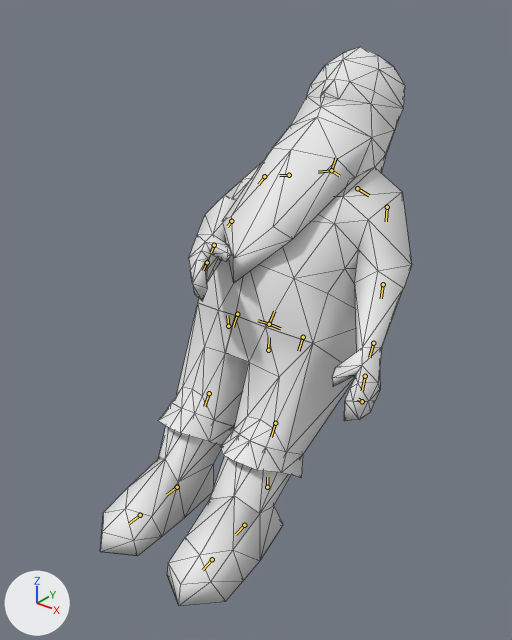
An edit to the Blender file assets-src/rooms/tavern/creature-clips/Dwarf2.blend, drawn before and after from the same camera.
One viewpoint serves both versions: a camera (50 mm lens) standing at (0.547, -0.697, 0.745) and looking at (0.003, -0.016, 0.323). The axes (+X, +Y, +Z) are drawn at lower left. The lights are the same throughout. The first picture is the older version. Both versions are drawn at frame 32 of the action 'SitDice'; the numbers are the values there. The bones that bend it are drawn over the model as lines. Mesh edges are drawn as thin lines.

In view in the first picture: 'Dwarf2SourceMesh'.
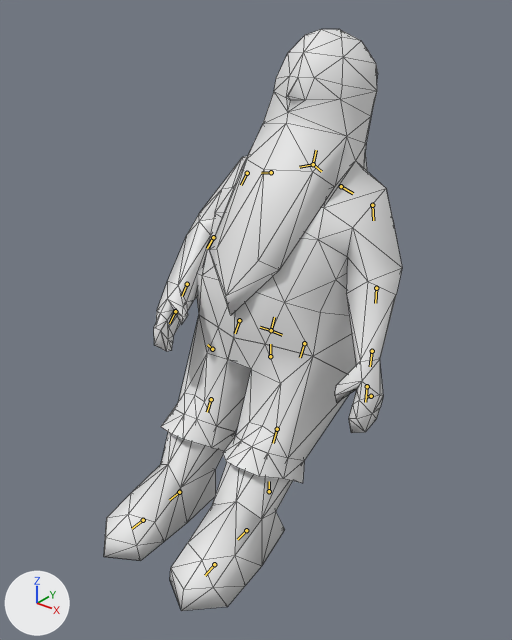
The change in detail:
Bone 'cog2' (bone_cog2) moves from (0.0, 0.008, -0.018) to (0.0, -0.004, -0.022).
Bone 'spine' (bone_spine) turns from (-36, 0, 0) to (-22, 0, 0) degrees about its own x, y and z.
Bone 'arm_r' (bone_arm_r) turns from (-47, 14, 26) to (-32, 5, 16) degrees about its own x, y and z.
Bone 'forearm_r' (bone_forearm_r) turns from (-16, -5, -7) to (-12, -3, -5) degrees about its own x, y and z.
Bone 'hand_r' (bone_hand_r) turns from (-20, -11, 9) to (-19, -11, 5) degrees about its own x, y and z.
Bone 'head' (bone_head) turns from (0, 0, 0) to (3, 0, 0) degrees about its own x, y and z.

Boxes [x1, y1, x2, y2] around the edits, measured in the pictures (512 x 640 px):
'Dwarf2SourceMesh', posed: before [100, 47, 412, 606]; after [104, 29, 402, 611]
bone 'cog2', root to tip: before (267, 487) to (267, 477); after (269, 491) to (269, 481)
bone 'spine', root to tip: before (269, 324) to (274, 311); after (271, 330) to (274, 317)
bone 'arm_r', root to tip: before (264, 176) to (258, 184); after (247, 173) to (241, 185)
bone 'forearm_r', root to tip: before (231, 221) to (227, 226); after (213, 237) to (207, 248)
bone 'hand_r', root to tip: before (214, 245) to (211, 252); after (187, 284) to (182, 296)
bone 'head', root to tip: before (331, 170) to (336, 157); after (313, 164) to (316, 150)
